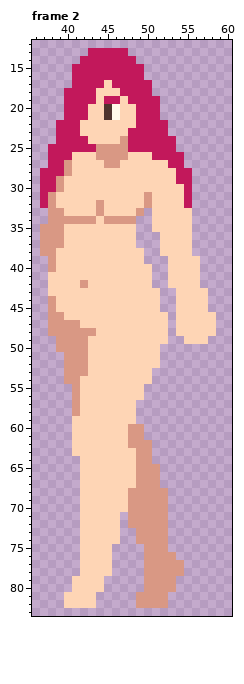
Pixel-art file: Sidescroller/Practice/female_idle_96x96.aseprite. That is the earlier state.
96x96 pixels, 2 frames. Shown: frame 2: x 36..60, y 12..83. The commit also changed other frames, which this record leaves out.
Now the later version:
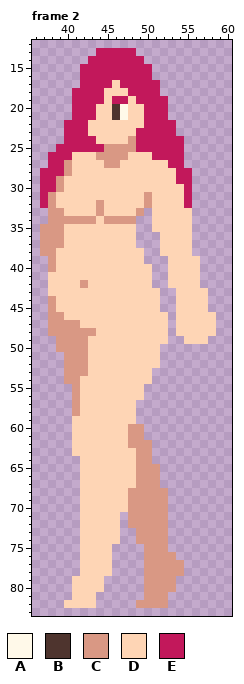
Palette (. is transparent): A #fff9e9  B #4e342e  C #d99884  D #fed5b5  E #c2185b
Commit: 2026-09-08 #2 - Fixed an error on the mirror of female_idle sprite.
Diff:
{"where": "frame 2"}
{"frame":2,"y":13,"x":43,"old":"E","new":"."}
{"frame":2,"y":13,"x":48,"old":".","new":"E"}
{"frame":2,"y":14,"x":42,"old":"E","new":"."}
{"frame":2,"y":14,"x":49,"old":".","new":"E"}
{"frame":2,"y":15,"x":41,"old":"E","new":"."}
{"frame":2,"y":15,"x":50,"old":".","new":"E"}
{"frame":2,"y":16,"x":41,"old":"E","new":"."}
{"frame":2,"y":16,"x":50,"old":".","new":"E"}
{"frame":2,"y":17,"x":41,"old":"E","new":"."}
{"frame":2,"y":17,"x":45,"old":"DE","new":"ED"}
{"frame":2,"y":17,"x":51,"old":".","new":"E"}
{"frame":2,"y":18,"x":40,"old":"E","new":"."}
{"frame":2,"y":18,"x":44,"old":"D","new":"E"}
{"frame":2,"y":18,"x":47,"old":"E","new":"D"}
{"frame":2,"y":18,"x":51,"old":".","new":"E"}
{"frame":2,"y":19,"x":40,"old":"E","new":"."}
{"frame":2,"y":19,"x":44,"old":"DE","new":"ED"}
{"frame":2,"y":19,"x":47,"old":"DE","new":"ED"}
{"frame":2,"y":19,"x":52,"old":".","new":"E"}
{"frame":2,"y":20,"x":40,"old":"E","new":"."}
{"frame":2,"y":20,"x":43,"old":"D","new":"E"}
{"frame":2,"y":20,"x":45,"old":"BAD","new":"DBA"}
{"frame":2,"y":20,"x":49,"old":"E","new":"D"}
{"frame":2,"y":20,"x":52,"old":".","new":"E"}
{"frame":2,"y":21,"x":40,"old":"E","new":"."}
{"frame":2,"y":21,"x":43,"old":"D","new":"E"}
{"frame":2,"y":21,"x":45,"old":"BAD","new":"DBA"}
{"frame":2,"y":21,"x":49,"old":"E","new":"D"}
{"frame":2,"y":21,"x":52,"old":".","new":"E"}
{"frame":2,"y":22,"x":39,"old":"E","new":"."}
{"frame":2,"y":22,"x":42,"old":"D","new":"E"}
{"frame":2,"y":22,"x":49,"old":"E","new":"D"}
{"frame":2,"y":22,"x":53,"old":".","new":"E"}
{"frame":2,"y":23,"x":39,"old":"E","new":"."}
{"frame":2,"y":23,"x":42,"old":"D","new":"E"}
{"frame":2,"y":23,"x":48,"old":"E","new":"D"}
{"frame":2,"y":23,"x":53,"old":".","new":"E"}
{"frame":2,"y":24,"x":39,"old":"E","new":"."}
{"frame":2,"y":24,"x":43,"old":"D","new":"E"}
{"frame":2,"y":24,"x":47,"old":"CE","new":"DC"}
{"frame":2,"y":24,"x":54,"old":".","new":"E"}
{"frame":2,"y":25,"x":38,"old":"E","new":"."}
{"frame":2,"y":25,"x":44,"old":"C","new":"E"}
{"frame":2,"y":25,"x":48,"old":"E","new":"C"}
{"frame":2,"y":25,"x":54,"old":".","new":"E"}
{"frame":2,"y":81,"x":40,"old":"D","new":"."}
{"frame":2,"y":81,"x":49,"old":"C","new":"."}
{"label":"changed","picture_box":[48,48,184,152]}
{"label":"erased","picture_box":[64,592,72,600]}
{"label":"erased","picture_box":[136,592,144,600]}
